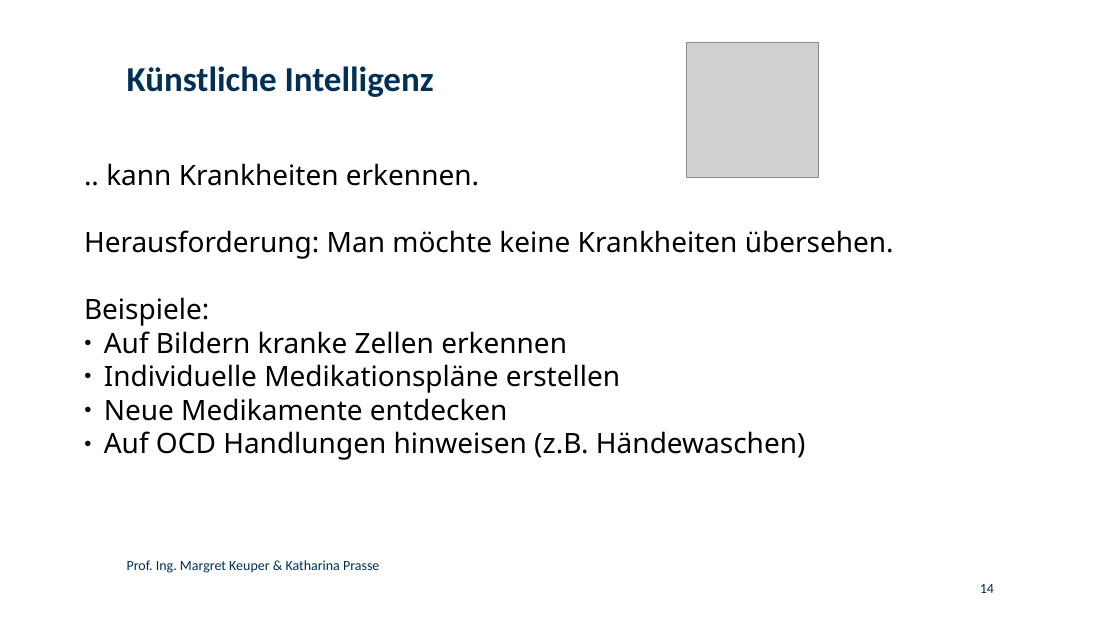
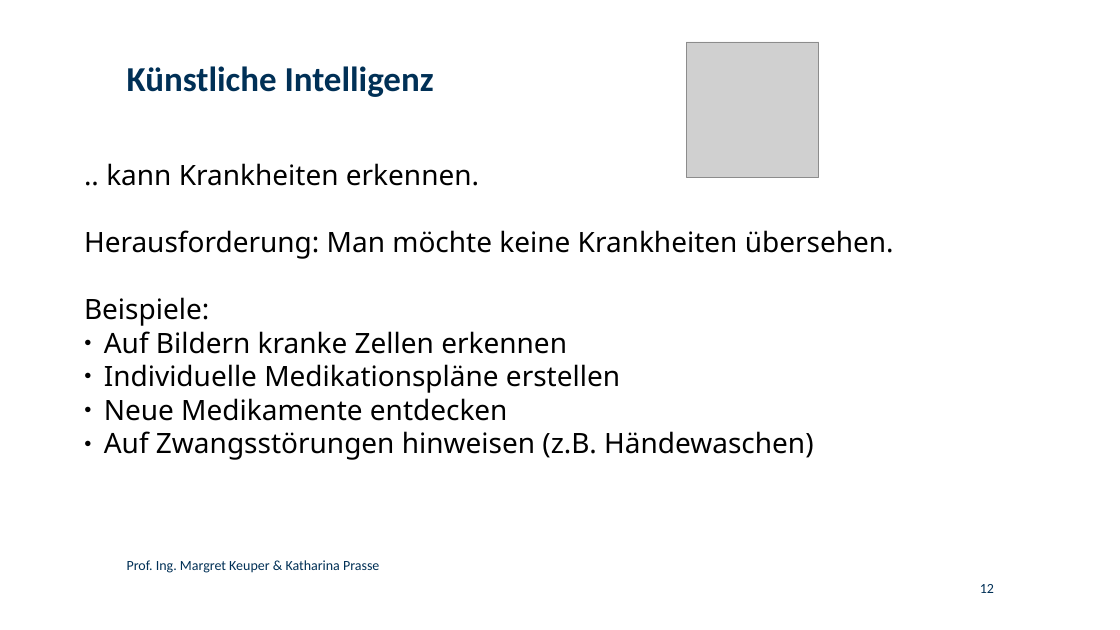
Before and after one commit to KathPra/Pixel-Power, a slide deck: slide 12 of folien_GirlsDay.odp (slide 14 before the commit). Drawn at 1120x630 pixels with LibreOffice and Linux fonts; fonts in the diff are those of the drawing; grey boxes stand for pictures; background and template pictures are left out. Boxes give left, top, right and bottom in pixels: in the first picture for what was removed or moved away, otherwise in the second. Text is boxed around its words. In the diff, an @@ line names an element or a change of style, - is before the commit and + after.

```diff
--- a/folien_GirlsDay.odp
+++ b/folien_GirlsDay.odp
@@ text at box(104, 431, 813, 460): text changed @@
-● Auf OCD Handlungen hinweisen (z.B. Händewaschen)
+● Auf Zwangsstörungen hinweisen (z.B. Händewaschen)
@@ page number at box(980, 584, 994, 593): text changed @@
-14
+12
```
Also in this commit, not shown: 5 other slides changed, 14 slides removed.
